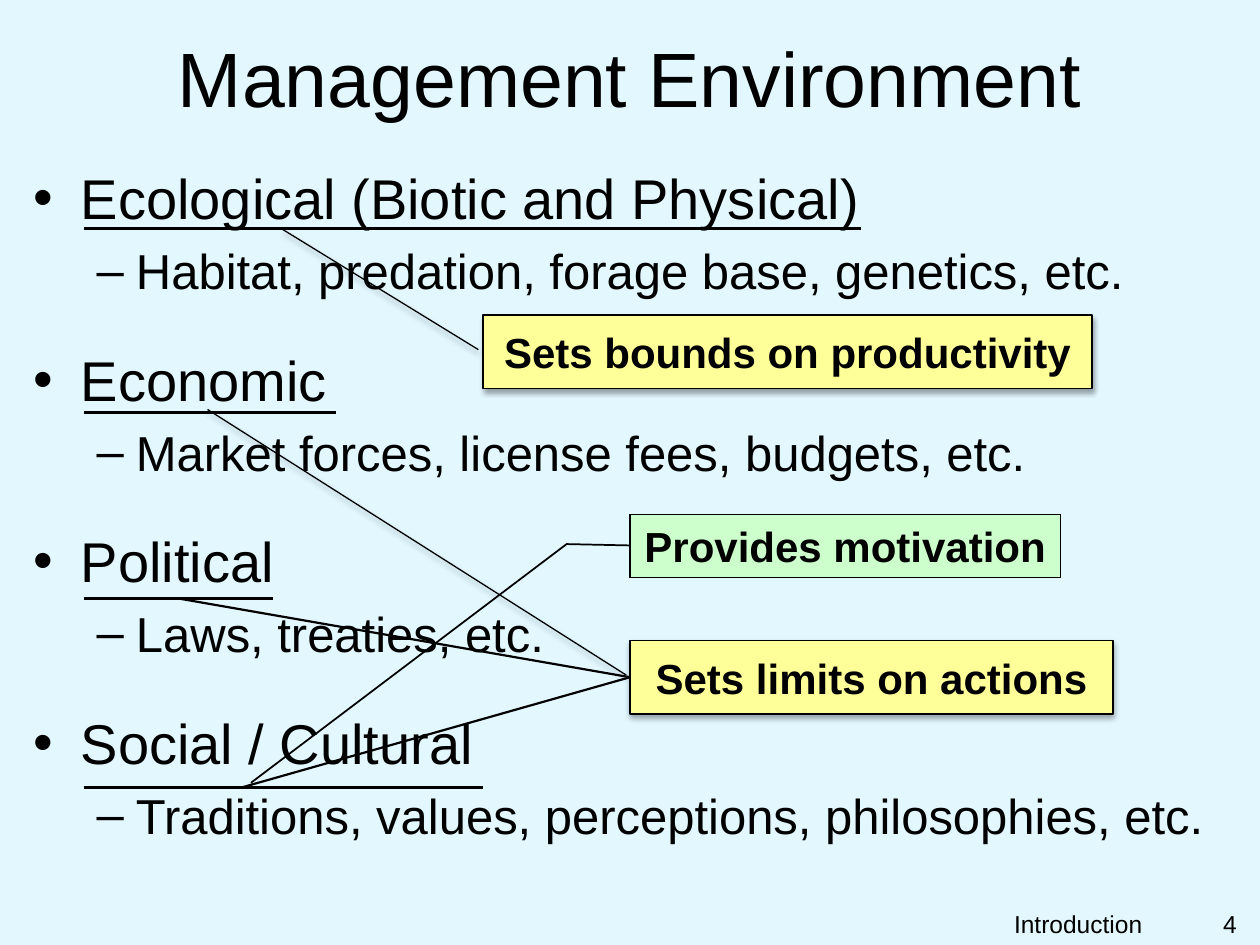
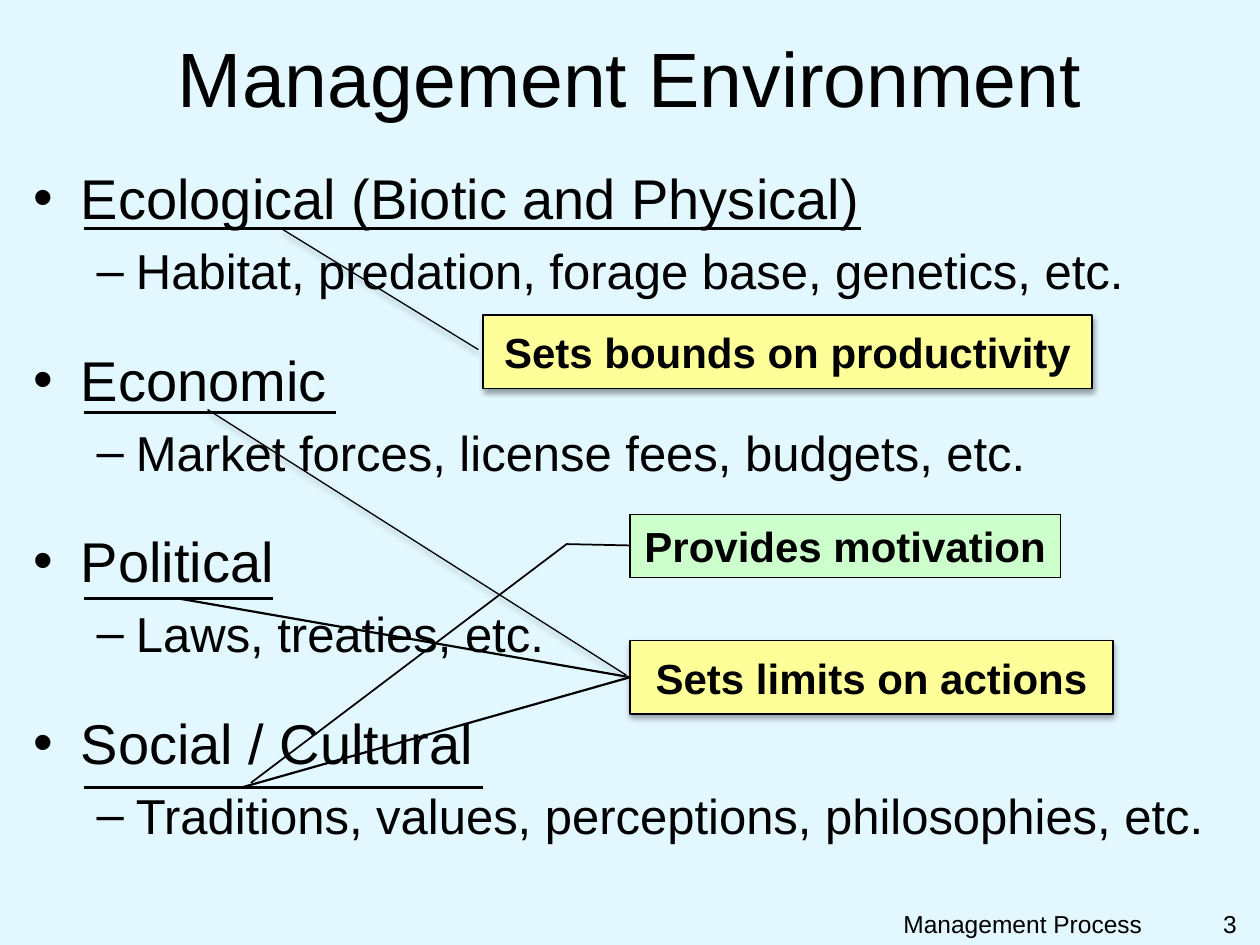
Before and after one commit to droglenc/NCNRS349, a slide deck: slide 3 of modules/PPT/ManagementProcess.pptx (slide 4 before the commit). Drawn at 1260x945 pixels with LibreOffice and Linux fonts; fonts in the diff are those of the drawing; background and template pictures are left out. Boxes give left, top, right and bottom in pixels: in the first picture for what was removed or moved away, otherwise in the second. Text is boxed around its words. In the diff, an @@ line names an element or a change of style, - is before the commit and + after.

Commit message:
Update Management Process

```diff
--- a/modules/PPT/ManagementProcess.pptx
+++ b/modules/PPT/ManagementProcess.pptx
@@ text at (903,916,1142,938): text changed @@
-Introduction
+Management Process
@@ page number at (1223,916,1237,934): text changed @@
-4
+3
```
Also in this commit, not shown: 9 other slides changed, 1 slide added, 1 slide removed, 3 other files.
